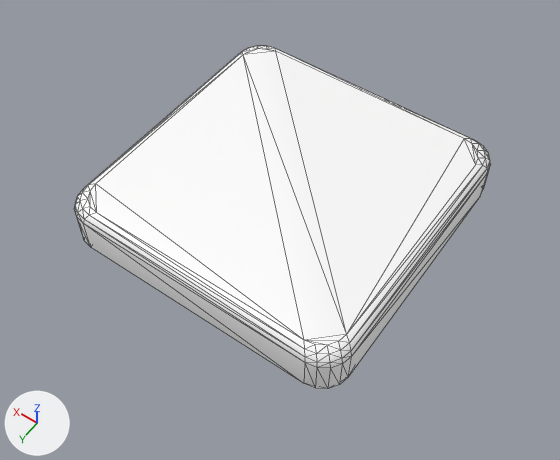
An edit to the glTF model apps/client/public/models/tile.glb, drawn before and after from the same camera.
The view is the same before and after, from a 50 mm camera at (-1.78, 2.57, 3.76) aimed at (-0.07, 0.18, 0.0). Lighting does not change. The marker at lower left points along +X, +Y and +Z. The first picture is the older version. Mesh edges are drawn as thin lines. Vertices at exactly the same position are counted once.

Names of what the first picture shows: 'tile'.
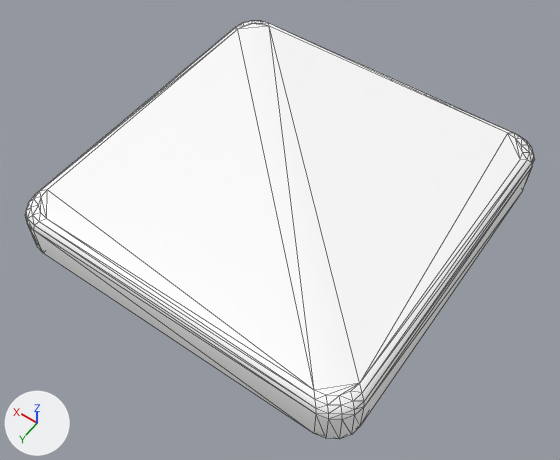
Pixel boxes [x1, y1, x2, y2] of what changed, in the pictures (560 x 460 px; the box of a moved part takes in the faces that stretch with it):
```json
{"object": "tile", "change": "reshaped", "before": [74, 45, 491, 389], "after": [25, 21, 535, 439], "on screen": "22% wider, 21% taller"}
{"part": 1, "of": "me_tile_001", "change": "moved or reshaped", "before": [465, 138, 491, 194], "after": [508, 133, 535, 165]}
{"part": 2, "of": "me_tile_001", "change": "moved or reshaped", "before": [304, 139, 488, 389], "after": [314, 133, 532, 439]}
{"part": 3, "of": "me_tile_001", "change": "moved or reshaped", "before": [241, 45, 470, 340], "after": [236, 21, 513, 391]}
{"part": 4, "of": "me_tile_001", "change": "moved or reshaped", "before": [74, 52, 305, 383], "after": [25, 27, 316, 433]}
```

Scene script edits in JSON lines:
```json
{"block": "me_tile_001", "where": "# used by ob_tile; location = (0.0, 0.0, 0.0)"}
{"op": "remove", "block": "me_tile_001", "code": "me_tile_001.from_pydata(...)  # 100 vertices, 196 faces; spans x -0.95..0.95, y -0.95..0.95, z 0.0..0.3"}
{"op": "add", "block": "me_tile_001", "code": "me_tile_001.from_pydata(...)  # 100 vertices, 196 faces; spans x -1.15..1.15, y -1.15..1.15, z 0.0..0.3"}
{"block": "me_tile_001", "change": "me_tile_001 part 1: all 25 vertices in x -0.95..-0.72, y -0.95..-0.72, z 0.0..0.3 are moved by (-0.2, -0.2, 0.0)"}
{"block": "me_tile_001", "change": "me_tile_001 part 2: all 25 vertices in x -0.95..-0.72, y 0.72..0.95, z 0.0..0.3 are moved by (-0.2, 0.2, 0.0)"}
{"block": "me_tile_001", "change": "me_tile_001 part 3: all 25 vertices in x 0.72..0.95, y -0.95..-0.72, z 0.0..0.3 are moved by (0.2, -0.2, 0.0)"}
{"block": "me_tile_001", "change": "me_tile_001 part 4: all 25 vertices in x 0.72..0.95, y 0.72..0.95, z 0.0..0.3 are moved by (0.2, 0.2, 0.0)"}
```
